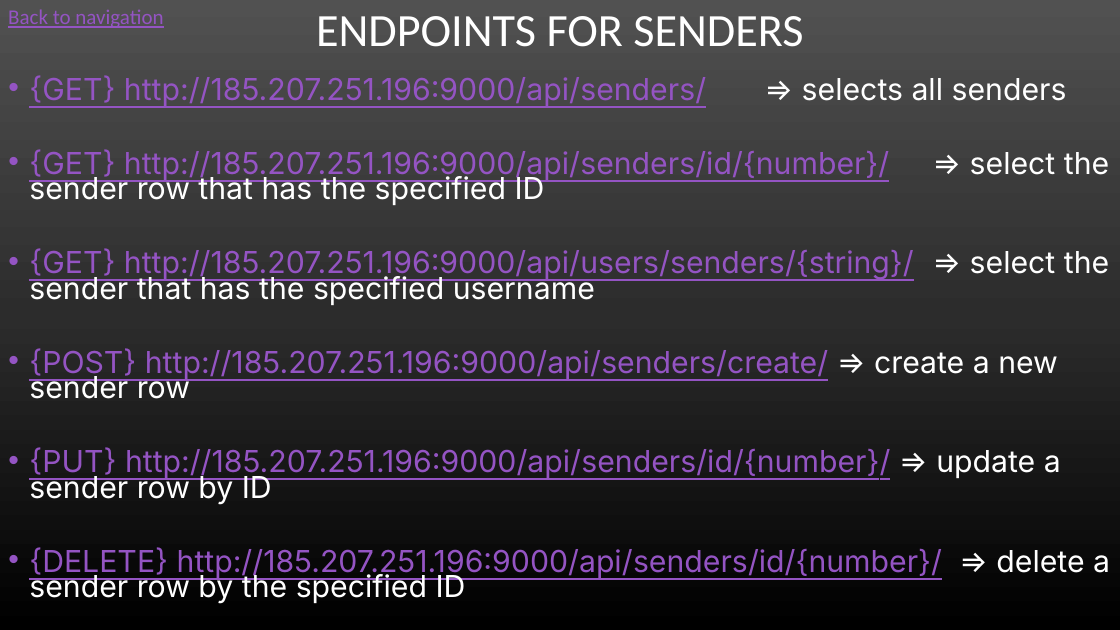
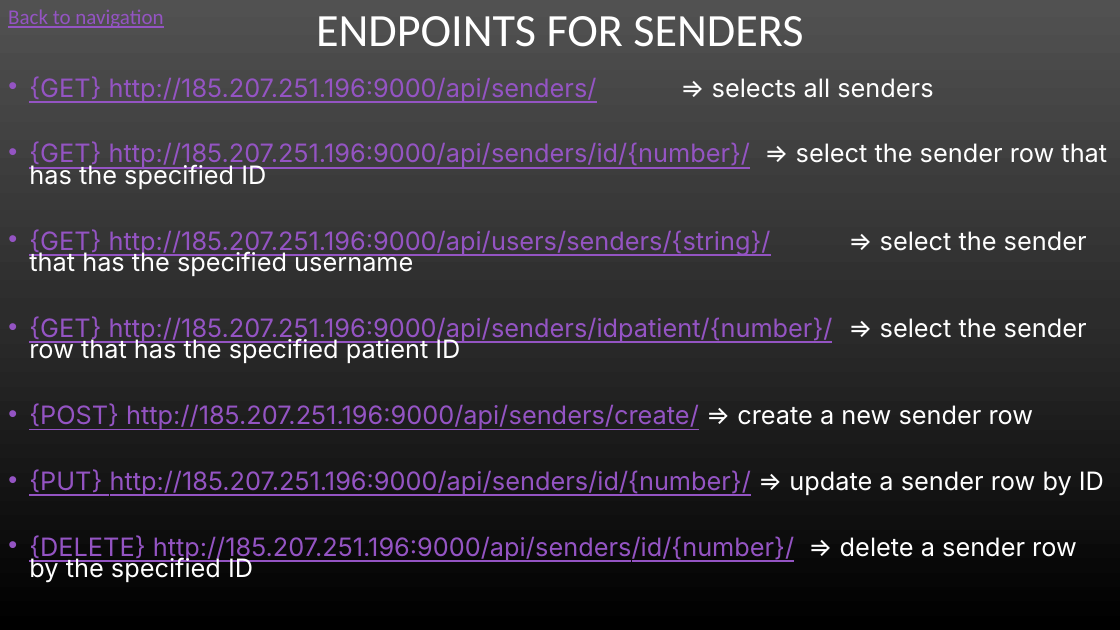
Before and after one commit to SkyNeTz22/IP_API, a slide deck: slide 18 of useful_files/Documentation/IP_API_DOCUMENTATION.pptx. Drawn at 1120x630 pixels with LibreOffice and Linux fonts; fonts in the diff are those of the drawing. Boxes give left, top, right and bottom in pixels: in the first picture for what was removed or moved away, otherwise in the second. Text is boxed around its words. In the diff, an @@ line names an element or a change of style, - is before the commit and + after.

```diff
--- a/useful_files/Documentation/IP_API_DOCUMENTATION.pptx
+++ b/useful_files/Documentation/IP_API_DOCUMENTATION.pptx
@@ text at <box>29,76,1107,583</box>: size 25.9 to 21.7 pt in "{GET} http://185.207.251.196:9000/api/senders/ => selects al ...", "{GET} http://185.207.251.196:9000/api/senders/id/{number}/ = ...", "{GET} http://185.207.251.196:9000/api/users/senders/{string} ...", "{POST} http://185.207.251.196:9000/api/senders/create/ => cr ..." and 2 more places @@
@@ text at <box>29,316,1087,363</box>: paragraph added @@
+• {GET} http://185.207.251.196:9000/api/senders/idpatient/{number}/ => select the sender row that has the specified patient ID
```
Also in this commit, not shown: 4 other slides changed, 1 other file.
